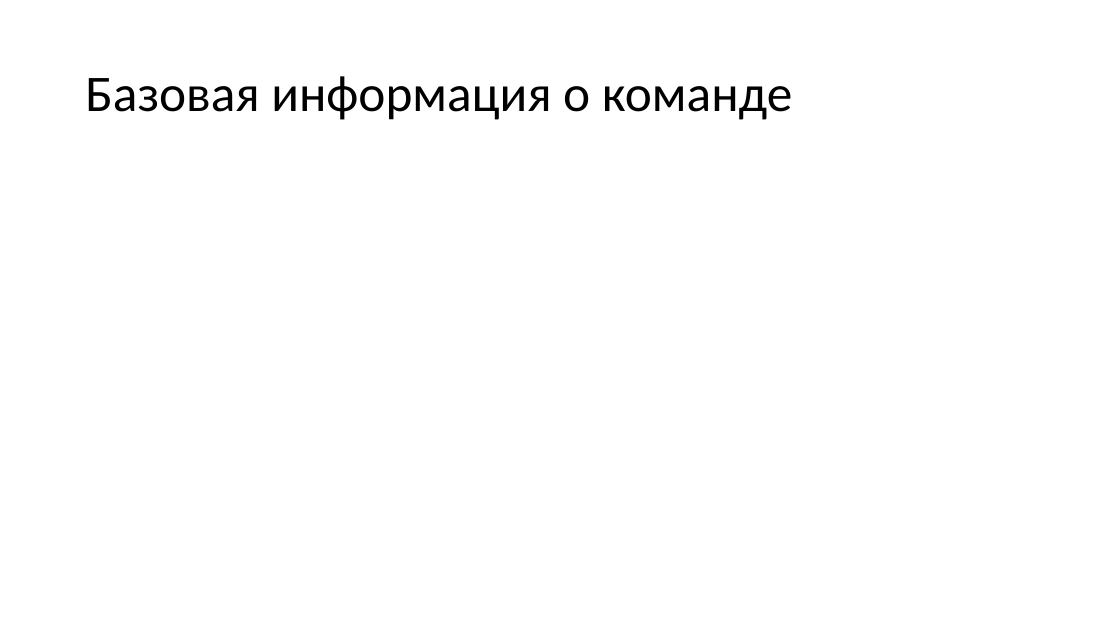
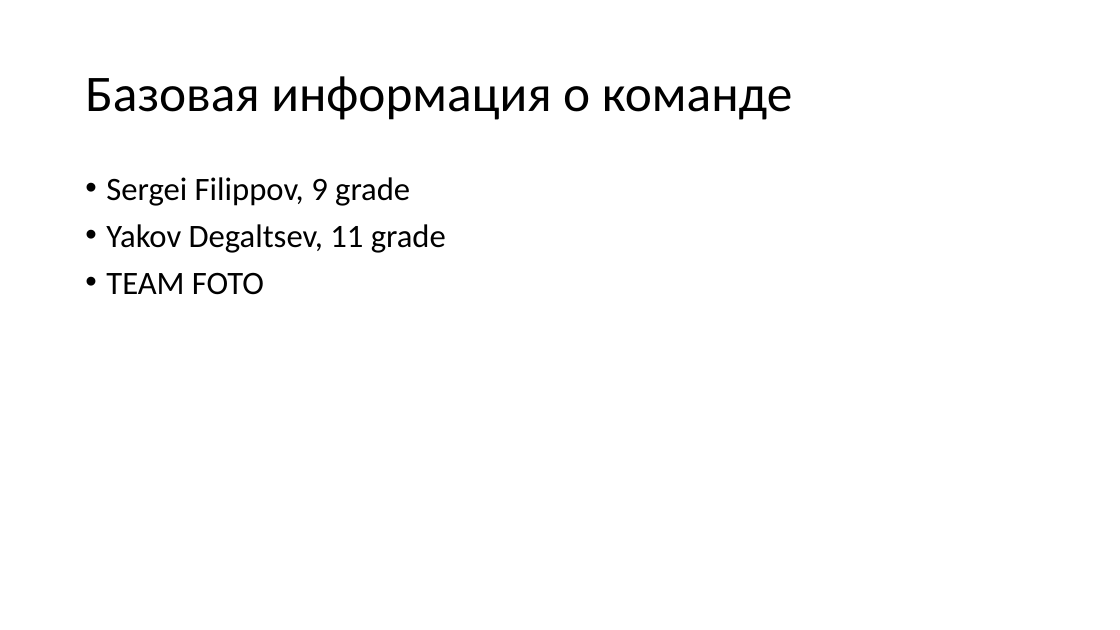
Before and after one commit to sergei-filippov/rbtrffc, a slide deck: slide 2 of Проект_светофор/презента.pptx. Drawn at 1120x630 pixels with LibreOffice and Linux fonts; fonts in the diff are those of the drawing. Boxes give left, top, right and bottom in pixels: in the first picture for what was removed or moved away, otherwise in the second. Text is boxed around its words. In the diff, an @@ line names an element or a change of style, - is before the commit and + after.

```diff
--- a/Проект_светофор/презента.pptx
+++ b/Проект_светофор/презента.pptx
@@ text added at bbox=[106, 177, 446, 295], 28 pt, text #000000 @@
+• Sergei Filippov, 9 grade
+• Yakov Degaltsev, 11 grade
+• TEAM FOTO
```
Also in this commit, not shown: 2 other slides changed, 1 slide added, 1 slide removed.
